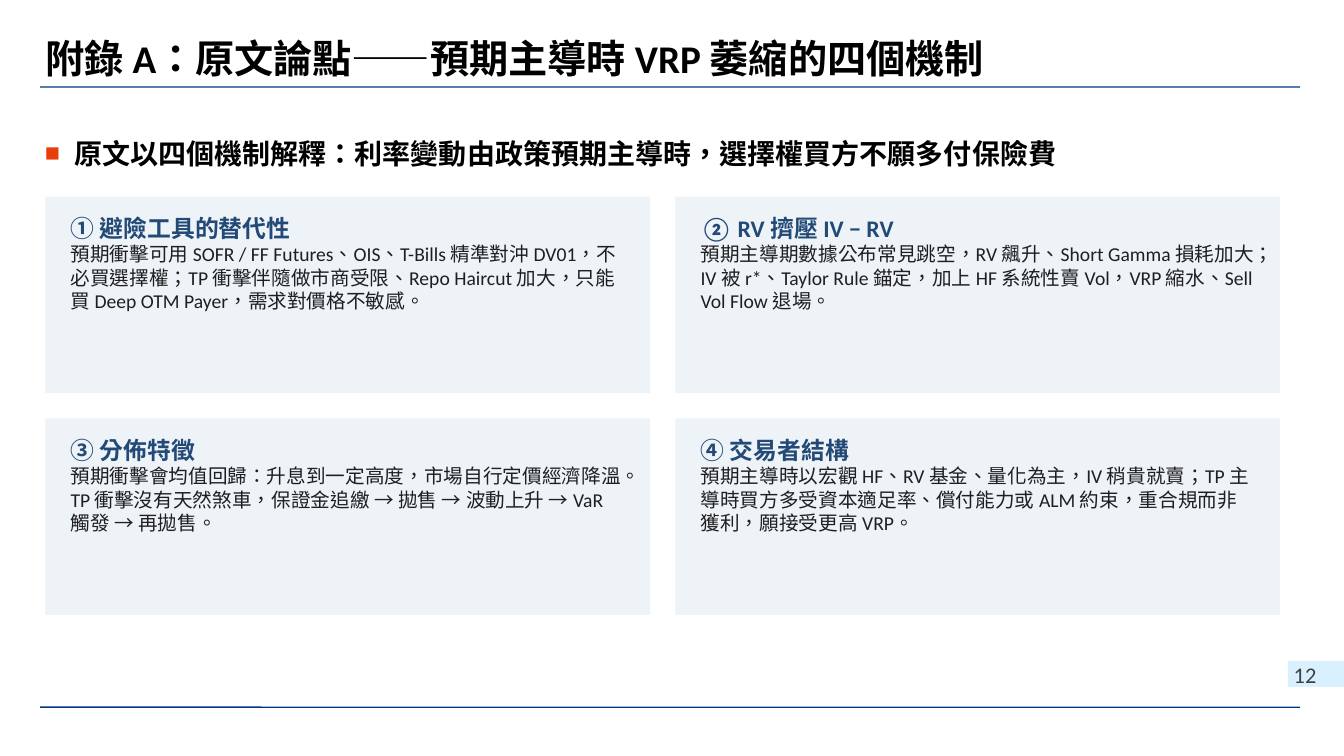
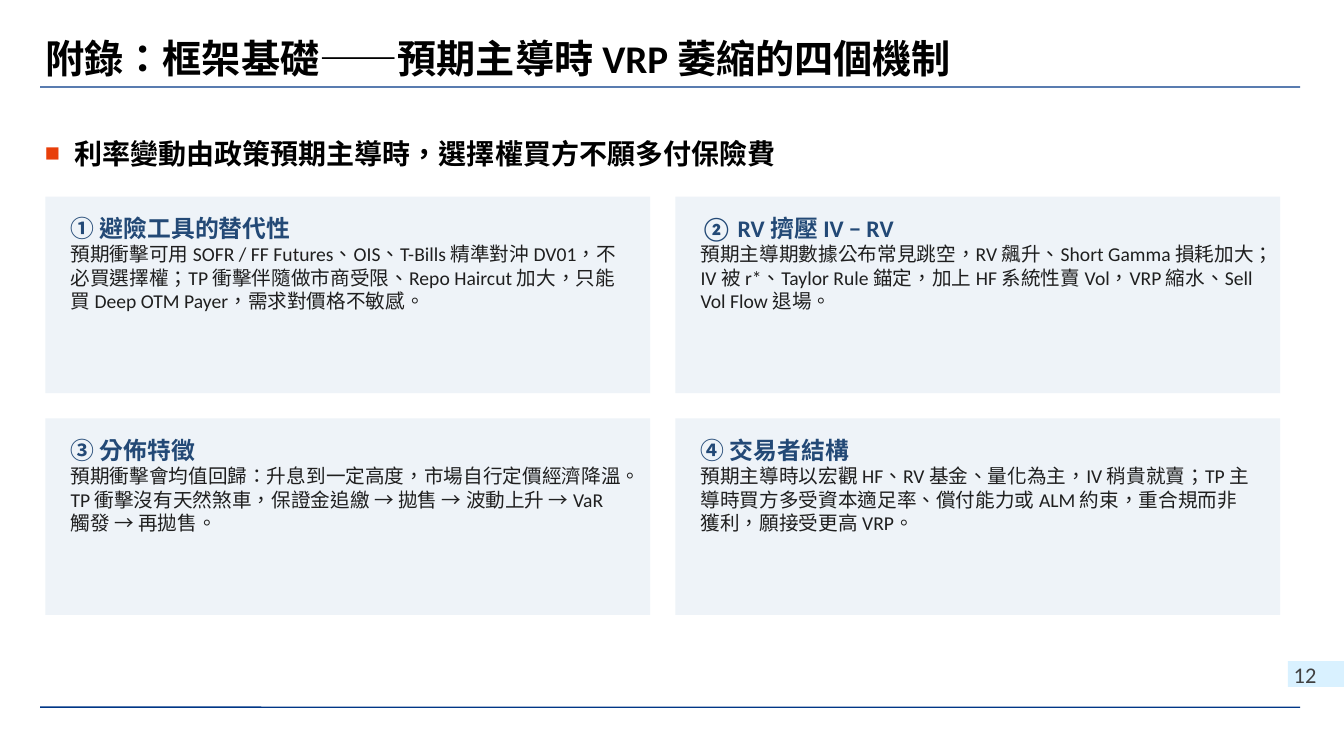
Before and after one commit to wlinoxox/US-Bond-Vol, a slide deck: slide 12 of slides/2026-10-03_us-treasury-vol-regime-change.pptx. Drawn at 1344x756 pixels with LibreOffice and Linux fonts; fonts in the diff are those of the drawing; background and template pictures are left out. Boxes give left, top, right and bottom in pixels: in the first picture for what was removed or moved away, otherwise in the second. Text is boxed around its words. In the diff, an @@ line names an element or a change of style, - is before the commit and + after.

```diff
--- a/slides/2026-10-03_us-treasury-vol-regime-change.pptx
+++ b/slides/2026-10-03_us-treasury-vol-regime-change.pptx
@@ title at (45, 39, 951, 77): text changed @@
-附錄 A：原文論點——預期主導時 VRP 萎縮的四個機制
+附錄：框架基礎——預期主導時 VRP 萎縮的四個機制
@@ text at (74, 140, 775, 167): text changed @@
-■ 原文以四個機制解釋：利率變動由政策預期主導時，選擇權買方不願多付保險費
+■ 利率變動由政策預期主導時，選擇權買方不願多付保險費
```
Also in this commit, not shown: 6 other slides changed, 1 slide removed, 1 other file.
